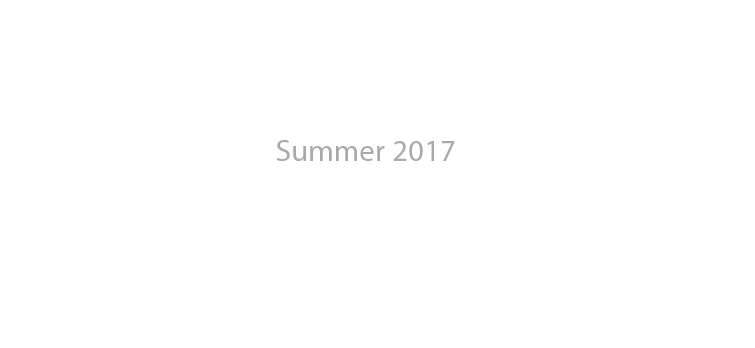
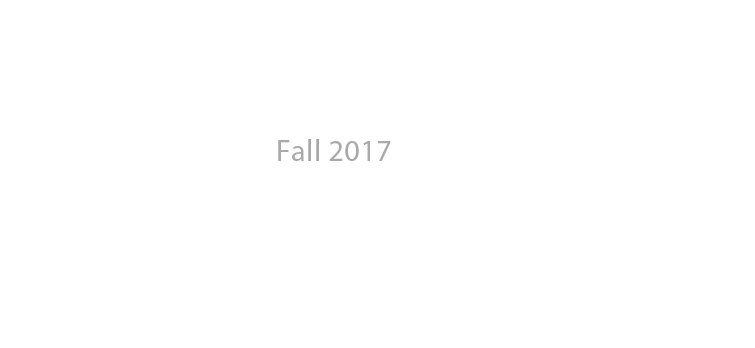
Revision of a layered 755×348 image; what changed, layer by layer:
renamed "Summer 2017" to "Fall 2017", painted on it over <box>276,139,455,161</box>
